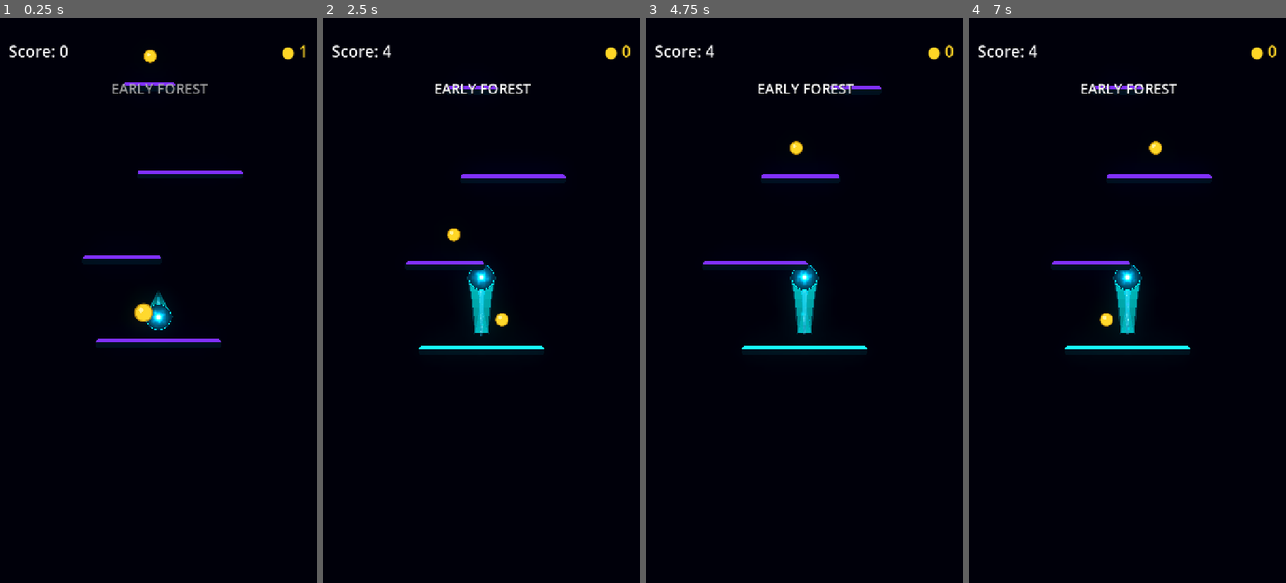
Above: before the commit, frames 1-4 (left to right).
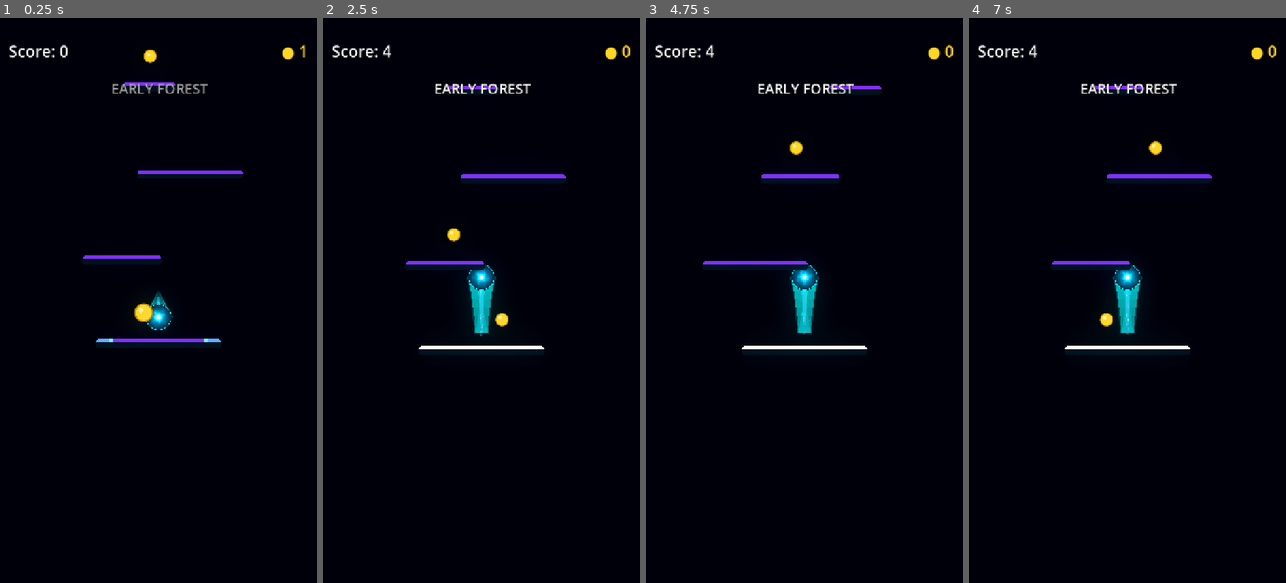
Above: after the commit, the same moments.

Repository: Kryodo/TowerJump
Game: Godot game, scene res://scenes/main.tscn
Two runs of this game, one before a commit and one after it. Both use one fixed random seed, a clock stepped at 60 frames per second and the inputs below.
Inputs (mouse positions are in pixels of both pictures, inside the frame that each line leads up to):
- Up to frame 1 (0.25 s): no input
- Up to frame 2 (2.5 s): move the mouse to (551, 272) at 0.52 s; hold Right (ui_right) 0.53-1.25 s; click (551, 272) at 0.67 s; drag from (418, 328) to (471, 193) at 1.27 s; click "Nochmal spielen" at 2 s
- Up to frame 3 (4.75 s): move the mouse to (836, 176) at 2.77 s; hold Left (ui_left) 2.78-3.5 s; drag from (788, 413) to (709, 215) at 3.52 s; click "Nochmal spielen" at 4.25 s
- Up to frame 4 (7 s): move the mouse to (1222, 385) at 5.02 s; hold Right (ui_right) 5.03-5.75 s; drag from (1032, 215) to (1117, 277) at 5.77 s; click "Nochmal spielen" at 6.5 s

The runs differ from the first frame. In frame 1, less than 0.1% of the frame differs, in the area x 30-70%, y 56-58%; in frame 2, 0.2%, in the area x 30-70%, y 58-59%; in frame 3, 0.2%; in frame 4, 0.2%.
Error before the commit: Parse Error: Expected indented block after "if" block. (res://scripts/landing/landing_feedback_controller.gd:202)

Commit message:
Update landing_feedback_controller.gd

Diff:
--- a/scripts/landing/landing_feedback_controller.gd
+++ b/scripts/landing/landing_feedback_controller.gd
@@ -200,10 +200,10 @@
 		if not committed_prediction.is_empty():
 			return committed_prediction
 		if not best_prediction.is_empty():
-		_ball.set_meta(
-			LANDING_FEEDBACK_TARGET_META,
-			best_prediction["platform"]
-		)
+			_ball.set_meta(
+				LANDING_FEEDBACK_TARGET_META,
+				best_prediction["platform"]
+			)
 	else:
 		_ball.set_meta(LANDING_FEEDBACK_TARGET_META, null)
 
